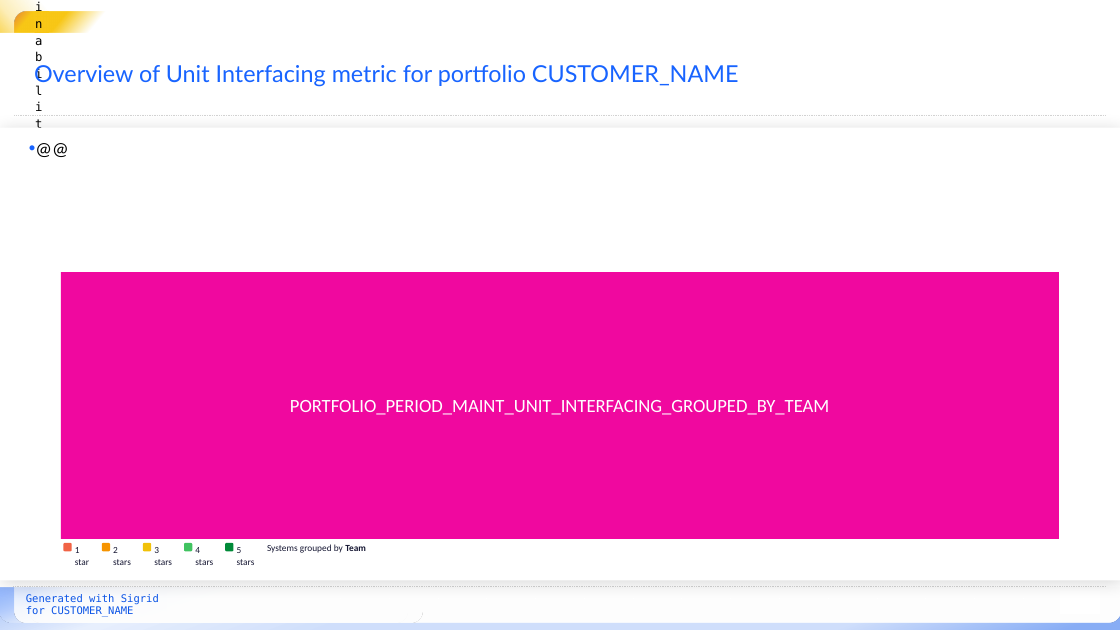
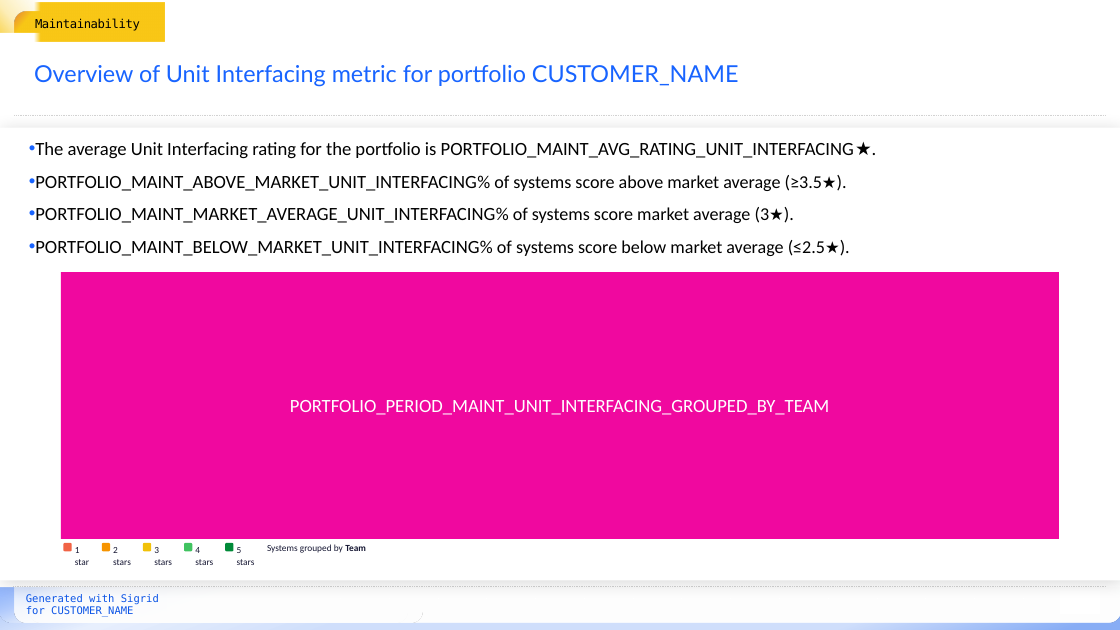
Before and after one commit to Software-Improvement-Group/sigrid-report-generator, a slide deck: slide 9 of src/report_generator/presets/templates/portfolio-metrics.pptx (slide 13 before the commit). Drawn at 1120x630 pixels with LibreOffice and Linux fonts; fonts in the diff are those of the drawing; background and template pictures are left out. Boxes give left, top, right and bottom in pixels: in the first picture for what was removed or moved away, otherwise in the second. Text is boxed around its words. In the diff, an @@ line names an element or a change of style, - is before the commit and + after.

Commit message:
Update portfolio metrics template

```diff
--- a/src/report_generator/presets/templates/portfolio-metrics.pptx
+++ b/src/report_generator/presets/templates/portfolio-metrics.pptx
@@ text "Maintainability" rewrapped from [35,12,49,33] to [35,18,140,31] @@
@@ text at [35,142,854,256]: text changed @@
-• @@
+• The average Unit Interfacing rating for the portfolio is PORTFOLIO_MAINT_AVG_RATING_UNIT_INTERFACING ★.
+• PORTFOLIO_MAINT_ABOVE_MARKET_UNIT_INTERFACING% of systems score above market average (≥3.5★).
+• PORTFOLIO_MAINT_MARKET_AVERAGE_UNIT_INTERFACING% of systems score market average (3★).
+• PORTFOLIO_MAINT_BELOW_MARKET_UNIT_INTERFACING% of systems score below market average (≤2.5★).
```
Also in this commit, not shown: 39 other slides changed, 10 slides removed.
